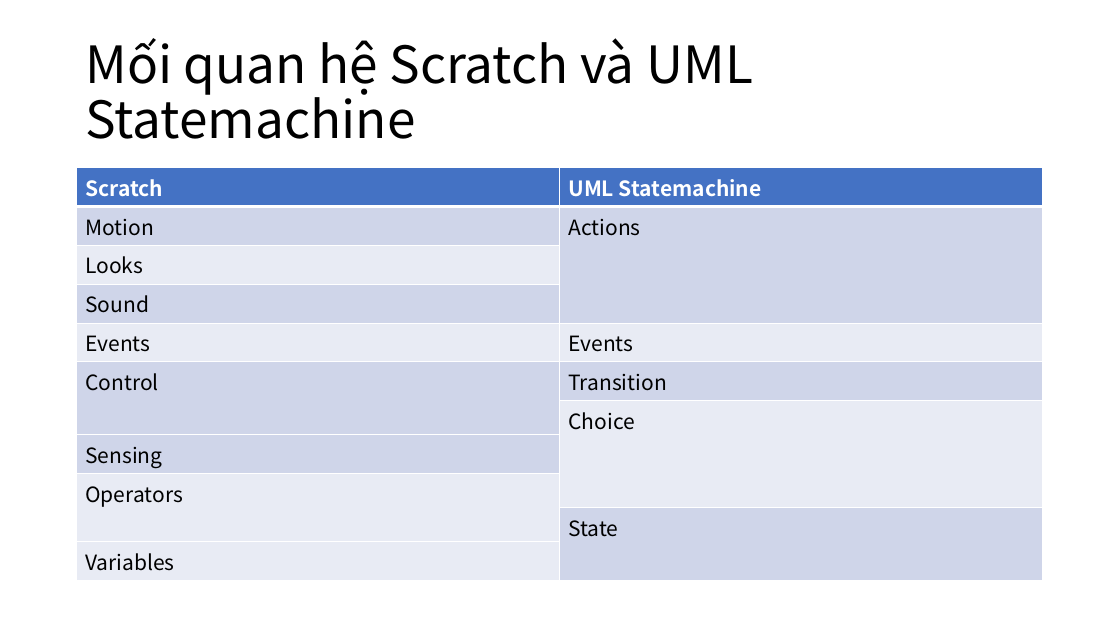
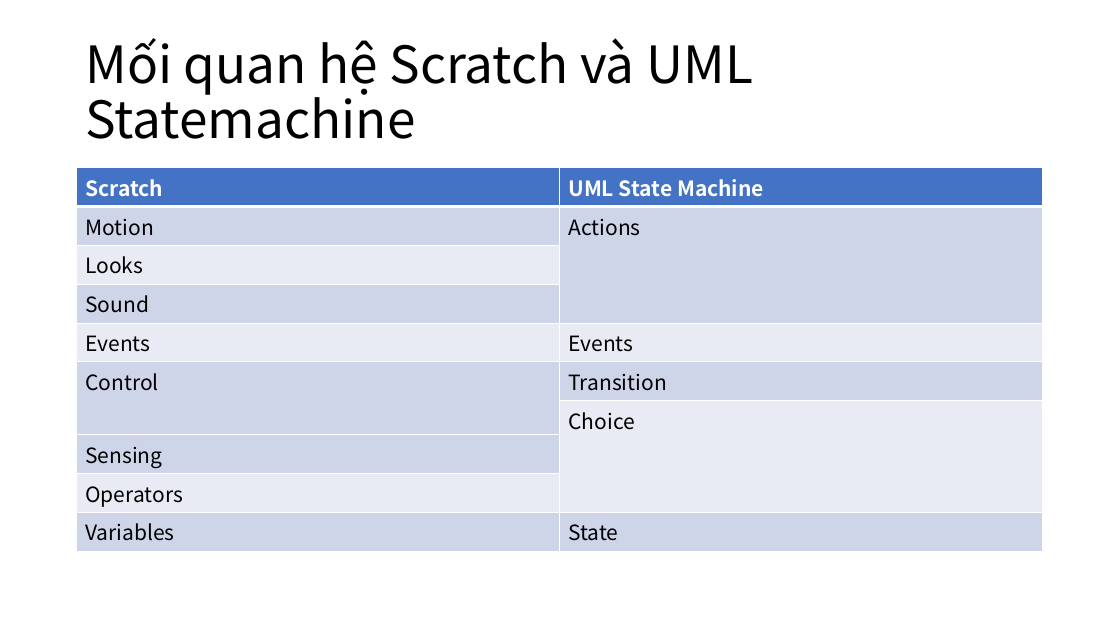
Before and after one commit to ducyen/KidsProgramming, a slide deck: slide 4 of docs/Chuyển đổi ngôn ngữ tự nhiên sang Scratch.pptx. Drawn at 1120x630 pixels with LibreOffice and Linux fonts; fonts in the diff are those of the drawing. Boxes give left, top, right and bottom in pixels: in the first picture for what was removed or moved away, otherwise in the second. Text is boxed around its words. In the diff, an @@ line names an element or a change of style, - is before the commit and + after.

```diff
--- a/docs/Chuyển đổi ngôn ngữ tự nhiên sang Scratch.pptx
+++ b/docs/Chuyển đổi ngôn ngữ tự nhiên sang Scratch.pptx
@@ table at [77, 168, 1044, 545] @@
-row 1, column 2: UML Statemachine
+row 1, column 2: UML State Machine
-row 10:  | State
-row 11: Variables | 
+row 10: Variables | State
```
Also in this commit, not shown: 1 other slide changed, 1 other file.
